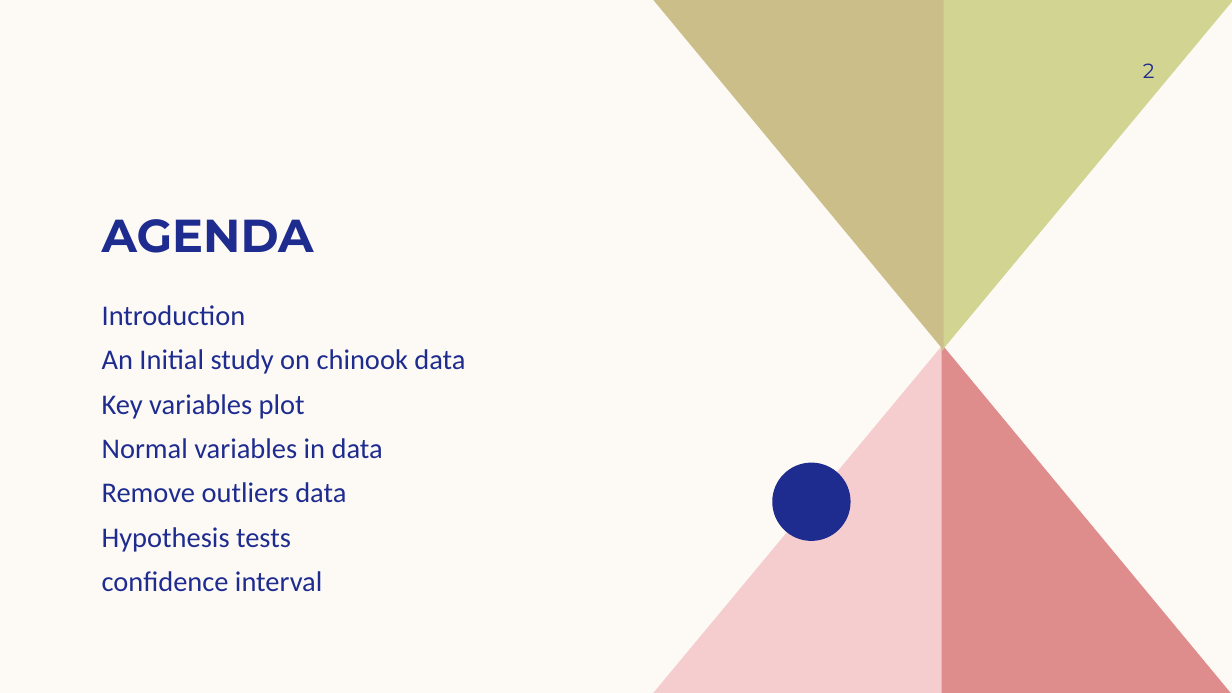
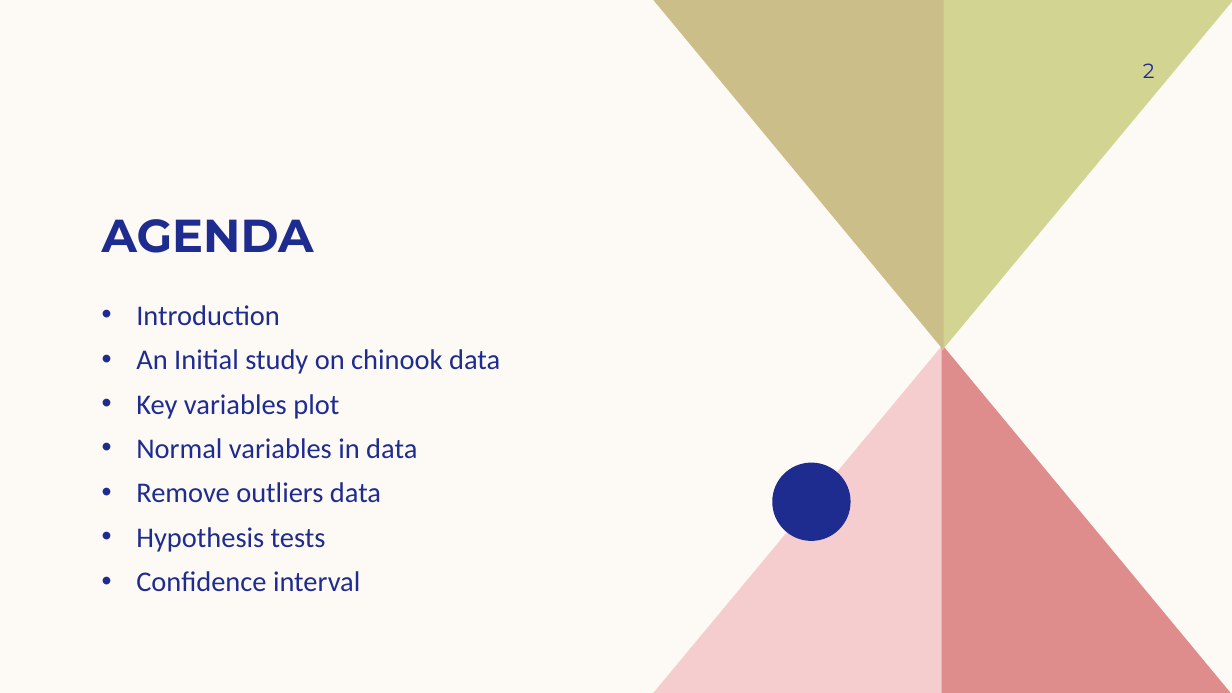
Before and after one commit to mahmoodabadi/Final-Data-Analyses-Project, a slide deck: slide 2 of eda_Zahra_Mahmoodabadi.pptx. Drawn at 1232x693 pixels with LibreOffice and Linux fonts; fonts in the diff are those of the drawing. Boxes give left, top, right and bottom in pixels: in the first picture for what was removed or moved away, otherwise in the second. Text is boxed around its words. In the diff, an @@ line names an element or a change of style, - is before the commit and + after.

```diff
--- a/eda_Zahra_Mahmoodabadi.pptx
+++ b/eda_Zahra_Mahmoodabadi.pptx
@@ text at (136,305,500,552): bullet none to • @@
@@ text at (136,571,360,591): text changed @@
-confidence interval
+• Confidence interval
```
Also in this commit, not shown: 1 other slide changed, 2 other files.
